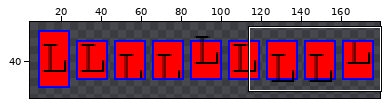
Two states of a sprite sheet, tests/TestFiles/Skia/Controls/TextBlock/RestrictedHeight_VerticalAlign.expected.png. The picture above shows the old version from afar; the outline marks the close-up.
Close-up. Before the commit:
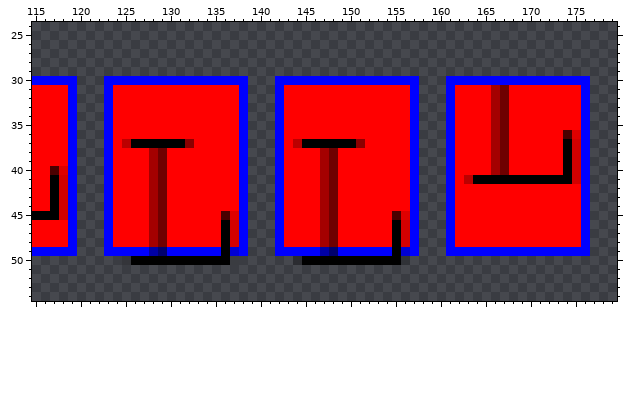
The file is 180x80 pixels. Shown: x 115..179, y 24..54. The old version is drawn lined up with the new one. The wide view leaves out empty margins. The commit also changed other parts of the picture, which this record leaves out.
The same view after the edit:
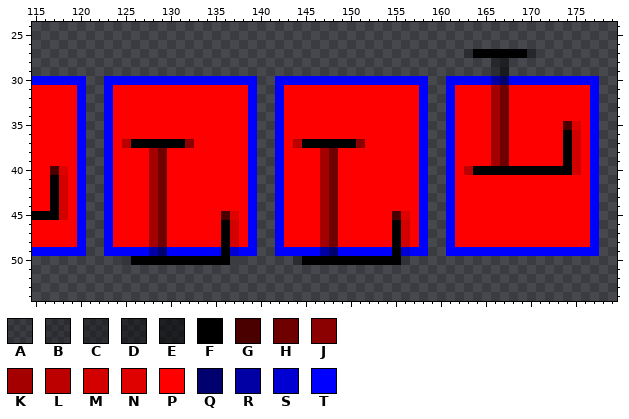
Palette (. is transparent): A #0000002c  B #00000043  C #0000005b  D #00000074  E #00000091  F #000000  G #4b0000  H #6e0000  J #8b0000  K #a40000  L #bc0000  M #d30000  N #df0000  P #ff0000  Q #00006e  R #0000a4  S #0000d3  T #0000ff
Diff:
drawings rearranged on the sheet (the old picture shows each at its new place)
y 27: x 163..170 ........ -> BFFFFFFD
y 28..29: x 166..167 .. -> CE
y 30: x 120 . -> T; x 139 . -> T; x 158 . -> T; x 166..167 TT -> RQ; x 177 . -> T
y 31..34: x 119..120 T. -> PT; x 138..139 T. -> PT; x 157..158 T. -> PT; x 176..177 T. -> PT
y 35: x 119..120 T. -> PT; x 138..139 T. -> PT; x 157..158 T. -> PT; x 174..177 PPT. -> GNPT
y 36: x 119..120 T. -> PT; x 138..139 T. -> PT; x 157..158 T. -> PT; x 174..177 GNT. -> FMPT
y 37..39: x 119..120 T. -> PT; x 138..139 T. -> PT; x 157..158 T. -> PT; x 176..177 T. -> PT
y 40: x 119..120 T. -> PT; x 138..139 T. -> PT; x 157..158 T. -> PT; x 163..173 PPPKHPPPPPP -> LFFFFFFFFFF; x 176..177 T. -> PT
y 41: x 119..120 T. -> PT; x 138..139 T. -> PT; x 157..158 T. -> PT; x 163..177 LFFFFFFFFFFFMT. -> PPPPPPPPPPPPPPT
y 42..48: x 119..120 T. -> PT; x 138..139 T. -> PT; x 157..158 T. -> PT; x 176..177 T. -> PT
y 49: x 120 . -> T; x 139 . -> T; x 158 . -> T; x 177 . -> T
Where, in picture pixels (left, top, right, bottom), the same in both close-ups:
changed: (464, 49, 599, 256)
changed: (68, 76, 86, 256)
changed: (239, 76, 257, 256)
changed: (410, 76, 428, 256)
